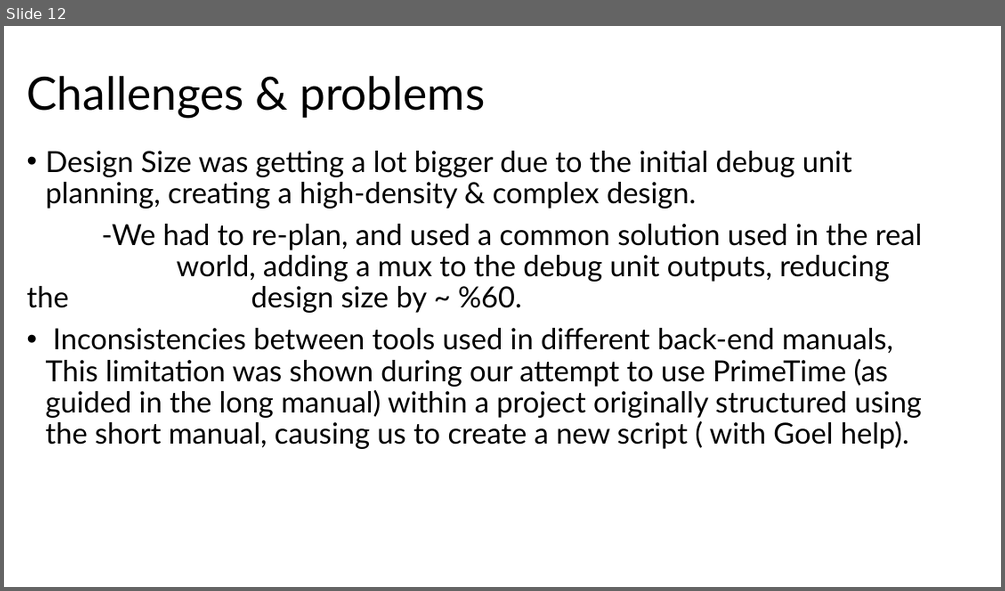
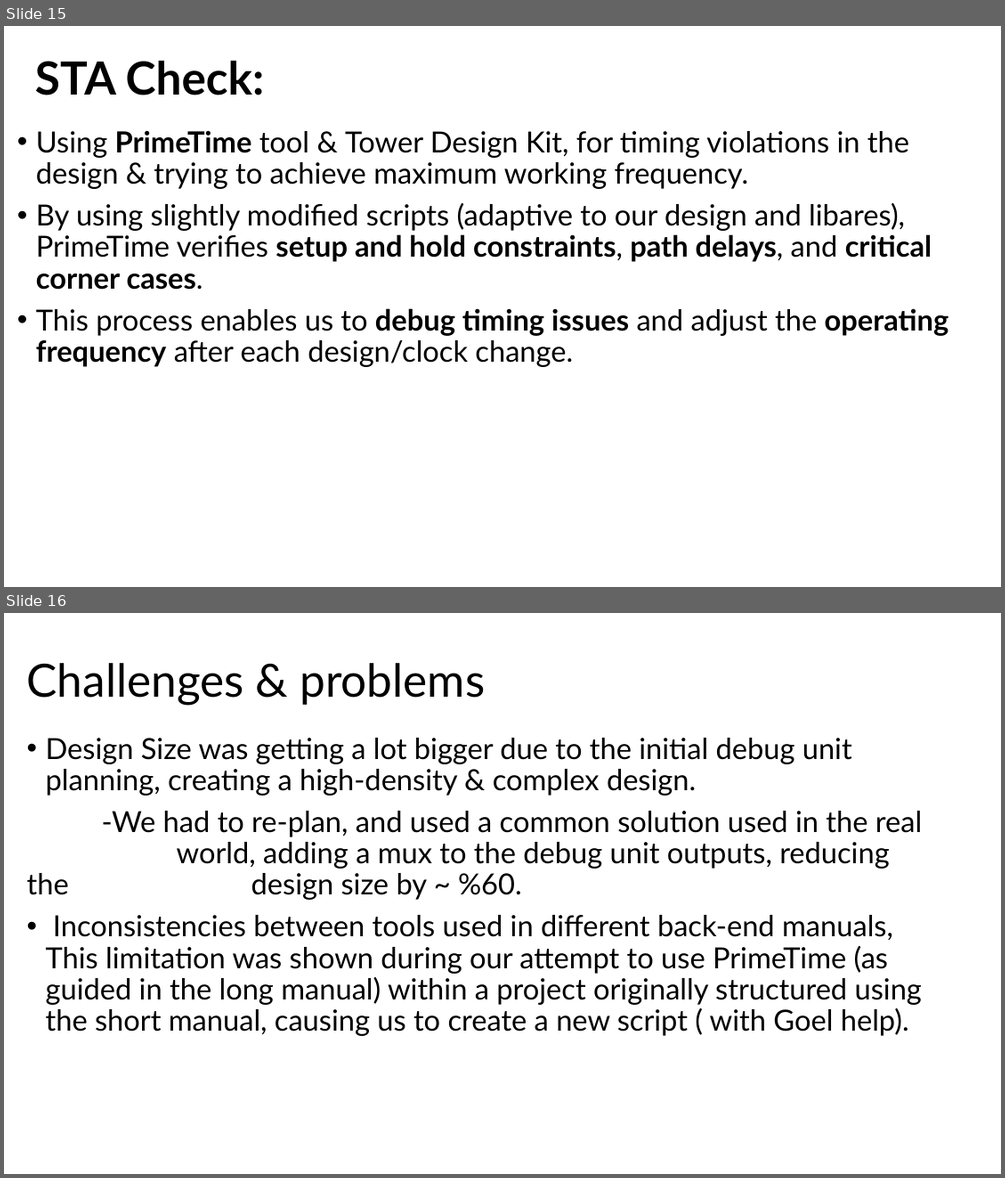
Before and after one commit to muhammad0bi/044169_project_B, a slide deck: Presintaions and Reports/Final presntaion VLSI.pptx. Shown one above the other, each under a label of ours: slide 12 before the commit, slides 15 and 16 after it. The pictures are 1005x591 and 1005x1178 pixels, drawn with LibreOffice and Linux fonts; fonts in the diff are those of the drawing. Boxes give left, top, right and bottom in pixels: in the first picture for what was removed or moved away, otherwise in the second. Text is boxed around its words. In the diff, an @@ line names an element or a change of style, - is before the commit and + after.

```diff
--- a/Presintaions and Reports/Final presntaion VLSI.pptx
+++ b/Presintaions and Reports/Final presntaion VLSI.pptx
@@ slide 15 added at [4, 26, 1001, 587], background #FFFFFF @@
@@ title added at [35, 61, 265, 95], 44 pt, text #000000, bold @@
+STA Check:
@@ text added at [36, 130, 949, 367], 28 pt, text #000000 @@
+• Using PrimeTime tool & Tower Design Kit, for timing violations in the design & trying to achieve maximum working frequency.
+• By using slightly modified scripts (adaptive to our design and libares), PrimeTime verifies setup and hold constraints, path delays, and critical corner cases.
+• This process enables us to debug timing issues and adjust the operating frequency after each design/clock change.
@@ what was slide 12 is now slide 16 @@
```
Also in this commit, not shown: 2 slides changed, 3 other slides added, 1 other file.
